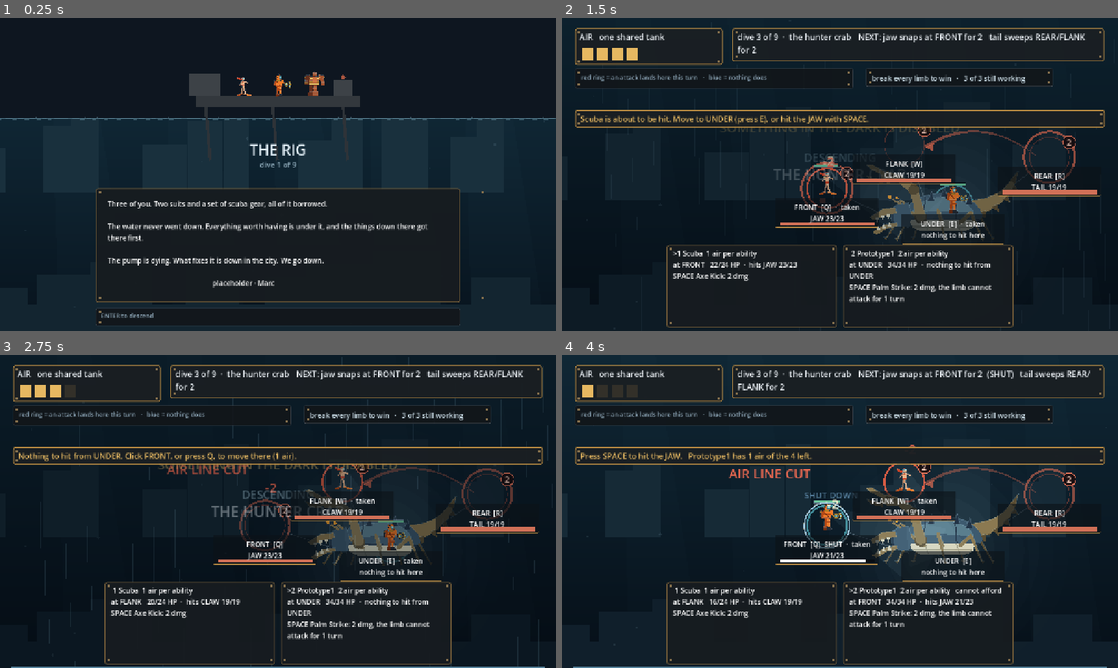
Above: before the commit, frames 1-4 (two rows, left to right).
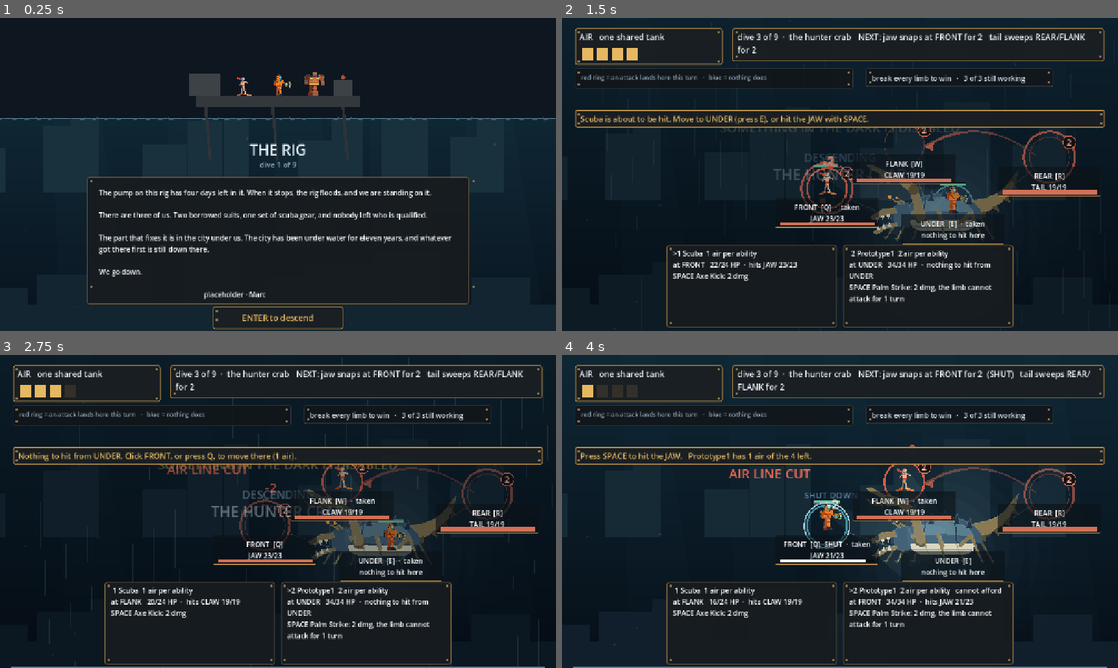
Above: after the commit, the same moments.

Repository: ImmortalDemonGod/salvage
Game: Godot game, scene res://game/main.tscn
The game is run twice, just before and just after one commit, with the same random seed, the same clock (stepped at 60 frames per second) and the same inputs.
Inputs (mouse positions are in pixels of both pictures, inside the frame that each line leads up to):
- Up to frame 1 (0.25 s): no input
- Up to frame 2 (1.5 s): tap Enter at 0.5, 1.25 s; move the mouse to (962, 158) at 0.52 s; hold W 0.53-1.25 s; tap 1 at 0.6 s; click (962, 158) at 0.67 s; tap Space at 0.77 s; drag from (728, 190) to (812, 237) at 1.27 s
- Up to frame 3 (2.75 s): tap Enter at 2 s; move the mouse to (333, 442) at 2.02 s; hold W from 2.03 s (still down); tap 3 at 2.1 s
- Up to frame 4 (4 s): release W at 2.75 s; tap Enter at 2.75, 3.5 s; drag from (812, 574) to (673, 464) at 2.77 s; move the mouse to (1006, 558) at 3.52 s; tap Q at 3.6 s; tap Space at 3.77 s

The runs differ from the first frame. In frame 1, 7.6% of the frame differs, in the area x 15-87%, y 50-100%; in frame 2, less than 0.1%; in frame 3, less than 0.1%; in frame 4, less than 0.1%.

Commit message:
a hook that hooks, and a button that looks like one
He read the opening aloud and said: that could be better worded, it is
supposed to hook the player, I think you got the right idea, I do not
think you have a right hook.

Same four roles the gate requires, same facts, reordered so the stake
lands in the first sentence rather than the third: the pump has four days,
we are standing on the thing that floods, and the city under us has been
under for eleven years with whatever got there first still in it. It is
still placeholder and still Marc's to replace, but a placeholder should at
least audition the shape.

And: I do not know why it is left justified, shouldn't it be in the middle
as a big button. It is, and it sizes itself to what it has to say, because
the ending's line is more than twice as long as ENTER to descend and was
being clipped by 220px inside a button built for the shorter one.

Diff:
--- a/content/beats.gd
+++ b/content/beats.gd
@@ -30,9 +30,9 @@
 		# the last prototype shipped.
 		# ALL TEXT PLACEHOLDER, for Marc.
 		"lines": [
-			{"role": "who", "text": "(placeholder) Three of you. Two suits and a set of scuba gear, all of it borrowed."},
-			{"role": "obstacle", "text": "(placeholder) The water never went down. Everything worth having is under it, and the things down there got there first."},
-			{"role": "want", "text": "(placeholder) The pump is dying. What fixes it is down in the city. We go down."},
+			{"role": "obstacle", "text": "(placeholder) The pump on this rig has four days left in it. When it stops, the rig floods, and we are standing on it."},
+			{"role": "who", "text": "(placeholder) There are three of us. Two borrowed suits, one set of scuba gear, and nobody left who is qualified."},
+			{"role": "want", "text": "(placeholder) The part that fixes it is in the city under us. The city has been under water for eleven years, and whatever got there first is still down there.\n\nWe go down."},
 			# controls for THIS beat only. Combat keys are taught in `descent`,
 			# which is the beat that teaches the combat frame: telling a player
 			# how to end a turn before turns exist is the teach ladder broken
--- a/game/main.gd
+++ b/game/main.gd
@@ -640,9 +640,15 @@
 		elif combat != null: mood = "deep" if _depth() > 0.72 else "combat"
 		sfx.set_mood(mood, _depth())
 	ui_intent.get_parent().visible = true
-	var hp4: Control = ui_help.get_parent()
-	hp4.position = Vector2(30, 166)
-	hp4.size = Vector2(1220, 40)
+	var hp0: Control = ui_help.get_parent()
+	if run.puzzle != null or combat != null:
+		hp0.position = Vector2(30, 166)
+		hp0.size = Vector2(1220, 40)
+		ui_help.horizontal_alignment = HORIZONTAL_ALIGNMENT_LEFT
+		ui_help.vertical_alignment = VERTICAL_ALIGNMENT_TOP
+		ui_help.add_theme_font_size_override("font_size", 14)
+		ui_help.add_theme_color_override("font_color", Color(0.58, 0.68, 0.75))
+		hp0.add_theme_stylebox_override("panel", skin_quiet())
 	var scene_p: Control = ui_scene.get_parent()
 	if run.puzzle != null:
 		scene_p.position = Vector2(190, 596)
@@ -708,11 +714,17 @@
 				marked = true
 		ui_intent.get_parent().visible = false
 		var sp3: Control = ui_scene.get_parent()
-		sp3.position = Vector2(220, 392)
-		sp3.size = Vector2(840, 262)
+		sp3.position = Vector2(200, 366)
+		sp3.size = Vector2(880, 292)
 		var hp3: Control = ui_help.get_parent()
-		hp3.position = Vector2(220, 668)
-		hp3.size = Vector2(840, 40)
+		var bw: float = 300.0 if ui_help.text.length() < 24 else 660.0
+		hp3.position = Vector2(640.0 - bw * 0.5, 664)
+		hp3.size = Vector2(bw, 52)
+		ui_help.horizontal_alignment = HORIZONTAL_ALIGNMENT_CENTER
+		ui_help.vertical_alignment = VERTICAL_ALIGNMENT_CENTER
+		ui_help.add_theme_font_size_override("font_size", 19)
+		ui_help.add_theme_color_override("font_color", BRASS_LIT)
+		hp3.add_theme_stylebox_override("panel", skin_primary())
 		ui_scene.text = "\n\n".join(body)
 		if marked:
 			ui_scene.text += "\n\n                                                          placeholder · Marc"
